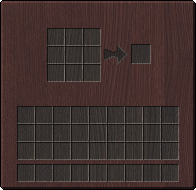
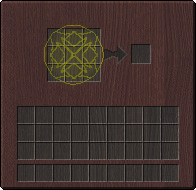
Comparing the layer stacks of the two 196 × 190 images. Changes:
added layer "Layer 17 Merged" above "grid" over (43, 22, 106, 87)
renamed "Layer 4(pasted) Merged" to "grid", moved it above "out" over (43, 22, 106, 87)
